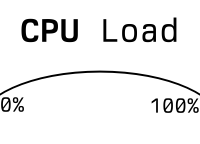
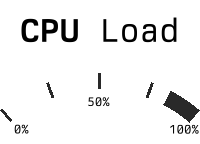
Comparing the layer stacks of the two (200, 144) images. Changes:
added layer "Background" (1st of 2) above "Background" over [0, 70, 200, 134]
